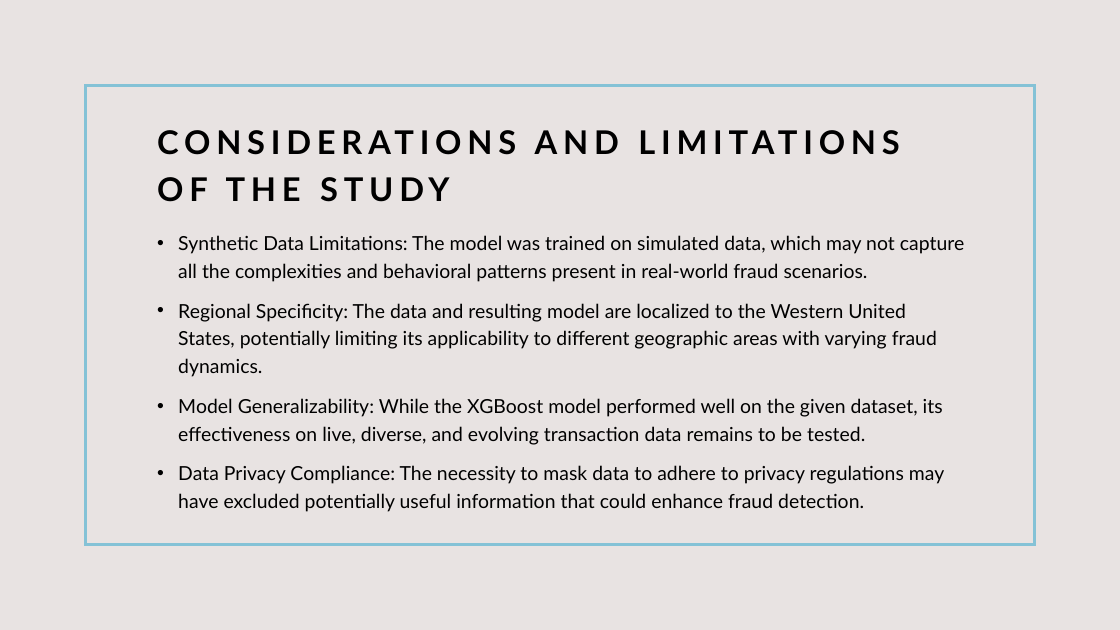
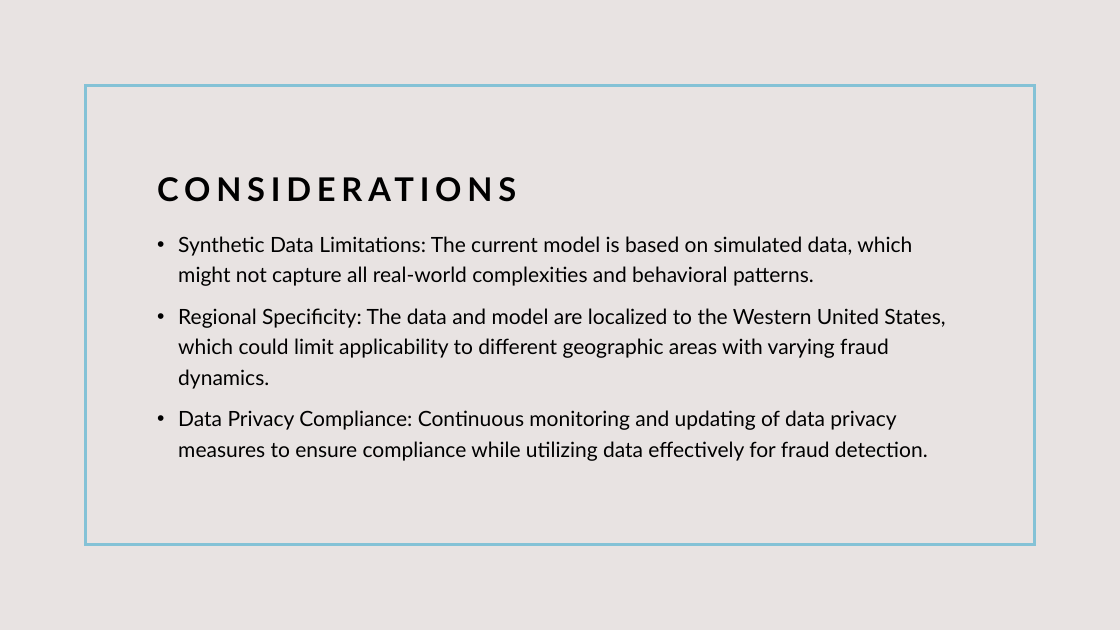
Before and after one commit to AfnanAbdullahi/Capstone_2_Fraud_Detection, a slide deck: slide 13 of Capstone_2_SlideDeck.pptx (slide 24 before the commit). Drawn at 1120x630 pixels with LibreOffice and Linux fonts; fonts in the diff are those of the drawing. Boxes give left, top, right and bottom in pixels: in the first picture for what was removed or moved away, otherwise in the second. Text is boxed around its words. In the diff, an @@ line names an element or a change of style, - is before the commit and + after.

```diff
--- a/Capstone_2_SlideDeck.pptx
+++ b/Capstone_2_SlideDeck.pptx
@@ text at (178,236,945,461): text changed; size 16.6 to 18 pt @@
-• Synthetic Data Limitations: The model was trained on simulated data, which may not capture all the complexities and behavioral patterns present in real-world fraud scenarios.
-• Regional Specificity: The data and resulting model are localized to the Western United States, potentially limiting its applicability to different geographic areas with varying fraud dynamics.
-• Model Generalizability: While the XGBoost model performed well on the given dataset, its effectiveness on live, diverse, and evolving transaction data remains to be tested.
-• Data Privacy Compliance: The necessity to mask data to adhere to privacy regulations may have excluded potentially useful information that could enhance fraud detection.
+• Synthetic Data Limitations: The current model is based on simulated data, which might not capture all real-world complexities and behavioral patterns.
+• Regional Specificity: The data and model are localized to the Western United States, which could limit applicability to different geographic areas with varying fraud dynamics.
+• Data Privacy Compliance: Continuous monitoring and updating of data privacy measures to ensure compliance while utilizing data effectively for fraud detection.
@@ title at (347,263,385,318): text changed @@
-CONSIDERATIONS AND LIMITATIONS OF THE STUDY
+CONSIDERATIONS
```
Also in this commit, not shown: 7 other slides changed, 3 slides added, 12 slides removed.
